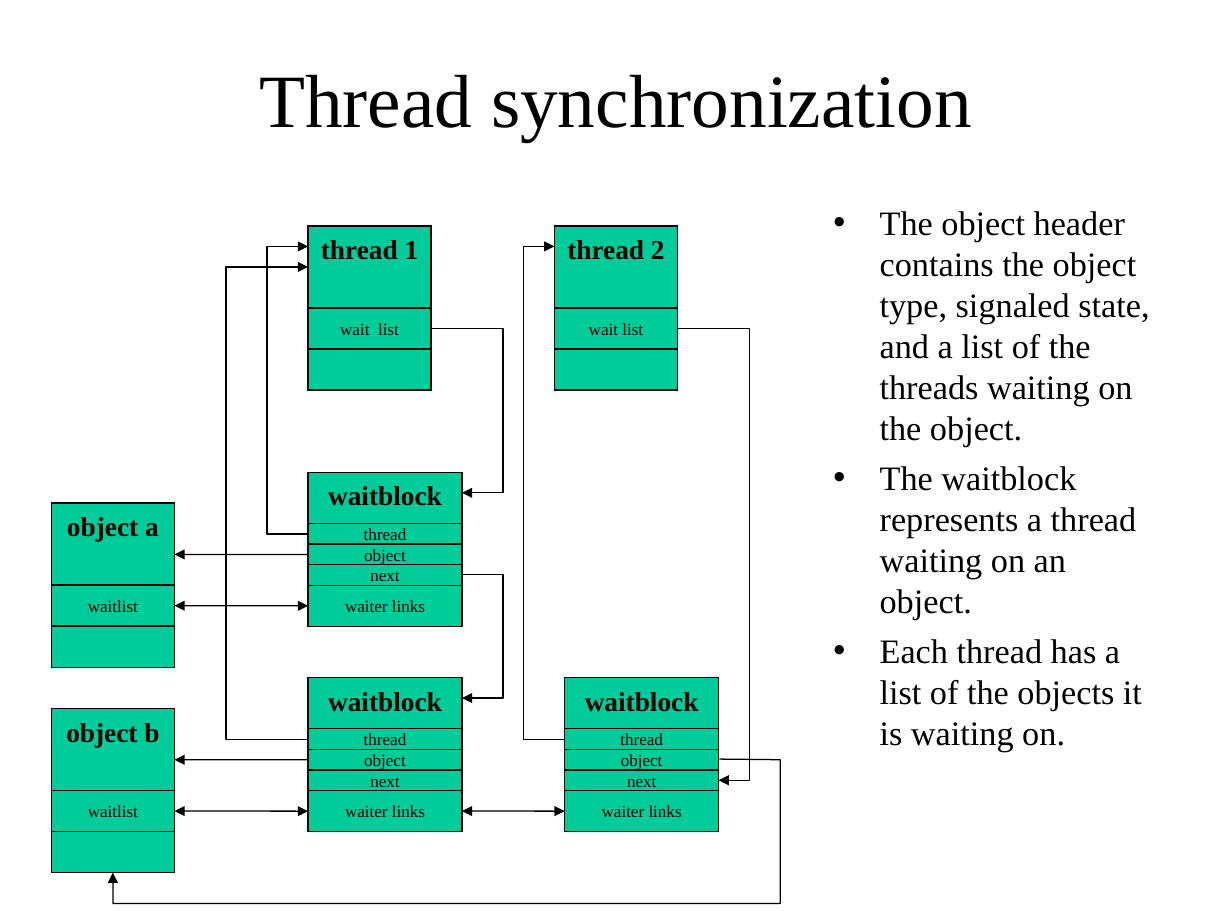
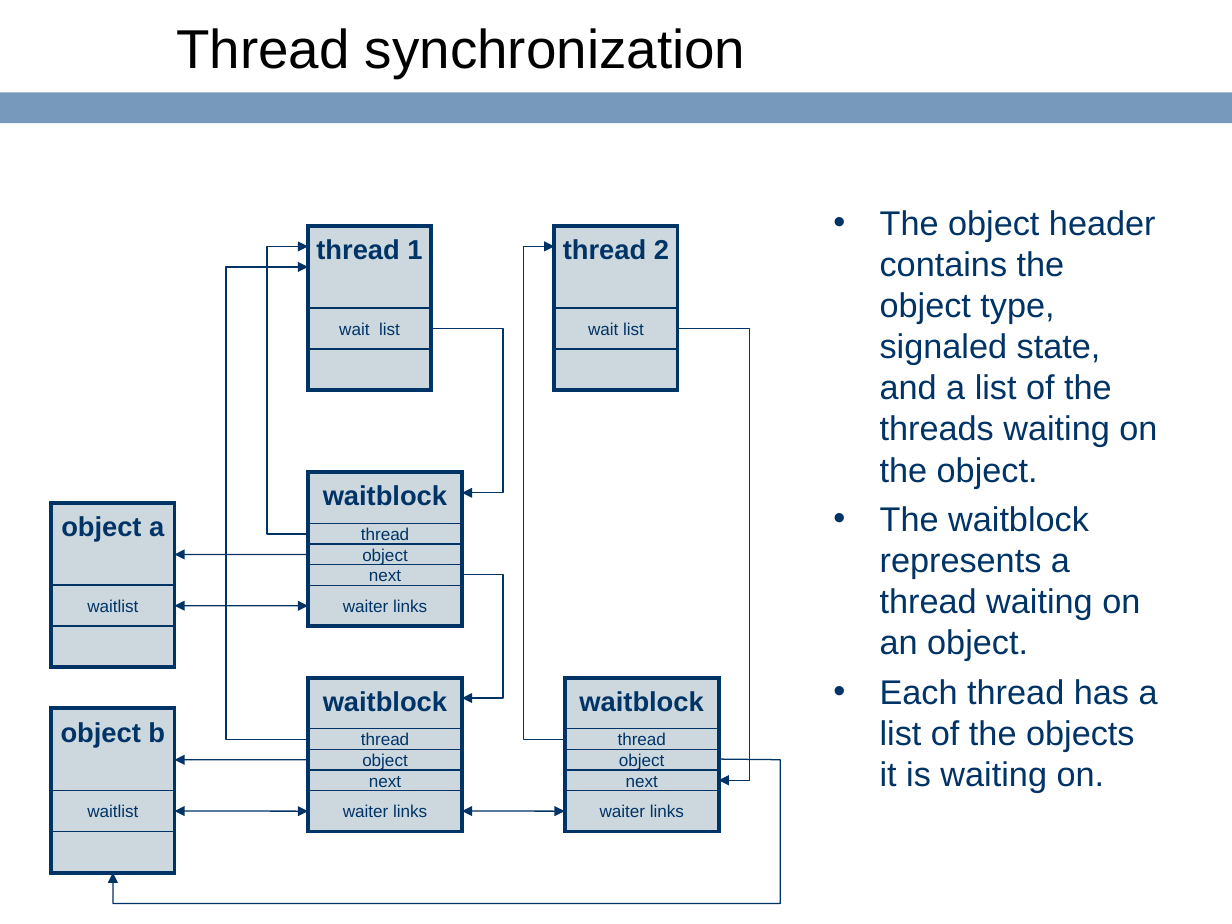
Before and after one commit to ringgaard/sanos, a slide deck: slide 53 of doc/sanostech.ppt (slide 52 before the commit). Drawn at 1232x924 pixels with LibreOffice and Linux fonts; fonts in the diff are those of the drawing; background and template pictures are left out. Boxes give left, top, right and bottom in pixels: in the first picture for what was removed or moved away, otherwise in the second. Text is boxed around its words. In the diff, an @@ line names an element or a change of style, - is before the commit and + after.

```diff
--- a/doc/sanostech.ppt
+++ b/doc/sanostech.ppt
@@ title "Thread synchronization" moved from (x1=259, y1=74, x2=972, y2=141) to (x1=176, y1=28, x2=745, y2=77) @@
@@ title "Thread synchronization" at (x1=176, y1=28, x2=745, y2=77): size 44 to 32 pt, font Times New Roman to Arial; alignment centre to left @@
@@ rectangle added at (x1=0, y1=92, x2=1232, y2=123), fill #779ABC @@
@@ text "The object header contains the ..." at (x1=880, y1=210, x2=1158, y2=793): font Times New Roman to Arial, text colour #000000 to #003366; bullet colour #000000 to #003366 @@
@@ rectangle added at (x1=308, y1=225, x2=431, y2=389), outline #003366 2.24 pt @@
@@ rectangle added at (x1=554, y1=225, x2=678, y2=389), outline #003366 2.24 pt @@
@@ outline #000000 0.74 pt to #003366 0.74 pt in 7 elements at (x1=267, y1=246, x2=308, y2=533), (x1=524, y1=246, x2=564, y2=739), (x1=225, y1=267, x2=308, y2=739), (x1=113, y1=759, x2=781, y2=903), (x1=431, y1=329, x2=503, y2=493), (x1=462, y1=575, x2=503, y2=699), (x1=678, y1=329, x2=749, y2=781) @@
@@ rectangle added at (x1=308, y1=472, x2=462, y2=626), outline #003366 2.24 pt @@
@@ rectangle added at (x1=52, y1=503, x2=175, y2=667), outline #003366 2.24 pt @@
@@ arrow (308, 554) - (175, 554): stroke #000000 0.74 pt to #003366 0.74 pt @@
@@ double arrow (175, 606) - (308, 606): stroke #000000 0.74 pt to #003366 0.74 pt @@
@@ rectangle added at (x1=308, y1=678, x2=462, y2=832), outline #003366 2.24 pt @@
@@ rectangle added at (x1=564, y1=678, x2=718, y2=832), outline #003366 2.24 pt @@
@@ rectangle added at (x1=52, y1=708, x2=175, y2=872), outline #003366 2.24 pt @@
@@ arrow (308, 760) - (175, 760): stroke #000000 0.74 pt to #003366 0.74 pt @@
@@ font Times New Roman to Arial, text colour #000000 to #003366; fill #00CC99 to #CCD8DE; outline #000000 0.74 pt to #003366 0.74 pt in 23 elements at (x1=308, y1=225, x2=431, y2=308), (x1=308, y1=308, x2=431, y2=349), (x1=554, y1=225, x2=678, y2=308), (x1=554, y1=308, x2=678, y2=349), (x1=52, y1=503, x2=175, y2=585), (x1=52, y1=585, x2=175, y2=626), (x1=52, y1=708, x2=175, y2=791), (x1=52, y1=791, x2=175, y2=832), (x1=308, y1=472, x2=462, y2=524), (x1=308, y1=564, x2=462, y2=585), (x1=308, y1=524, x2=462, y2=545), (x1=308, y1=545, x2=462, y2=565), (x1=308, y1=585, x2=462, y2=626), (x1=308, y1=678, x2=462, y2=729), (x1=308, y1=770, x2=462, y2=791), (x1=308, y1=729, x2=462, y2=750), (x1=308, y1=749, x2=462, y2=770), (x1=308, y1=791, x2=462, y2=832), (x1=564, y1=678, x2=718, y2=729), (x1=564, y1=770, x2=718, y2=791), (x1=564, y1=729, x2=718, y2=750), (x1=564, y1=749, x2=718, y2=770), (x1=564, y1=791, x2=718, y2=832) @@
@@ fill #00CC99 to #CCD8DE; outline #000000 0.74 pt to #003366 0.74 pt in 4 elements at (x1=308, y1=349, x2=431, y2=389), (x1=554, y1=349, x2=678, y2=389), (x1=52, y1=626, x2=175, y2=667), (x1=52, y1=832, x2=175, y2=872) @@
@@ double arrow (175, 811) - (308, 811): stroke #000000 0.74 pt to #003366 0.74 pt @@
@@ double arrow (462, 811) - (564, 811): stroke #000000 0.74 pt to #003366 0.74 pt @@
```
Also in this commit, not shown: 57 other slides changed, 1 slide added, 21 other files.
